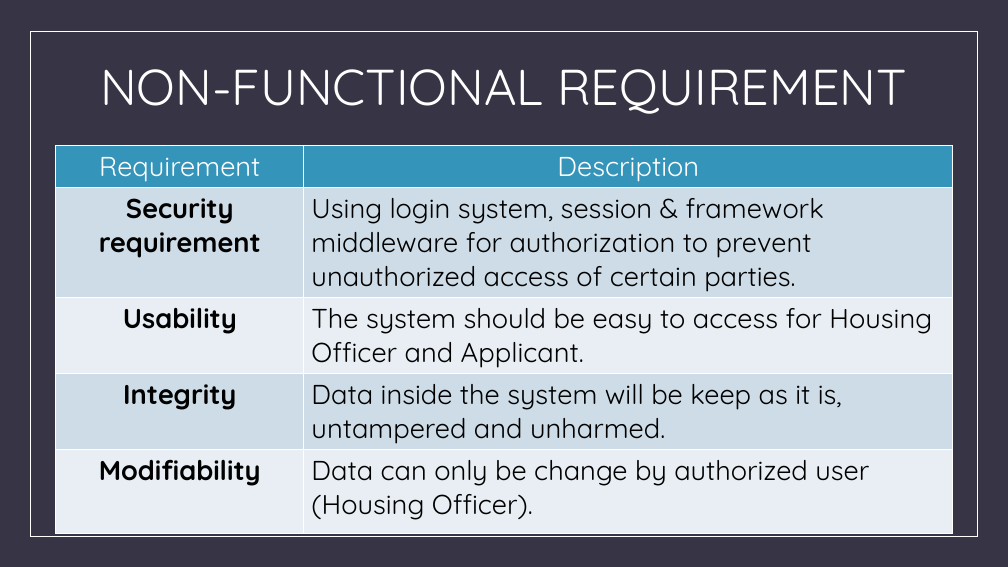
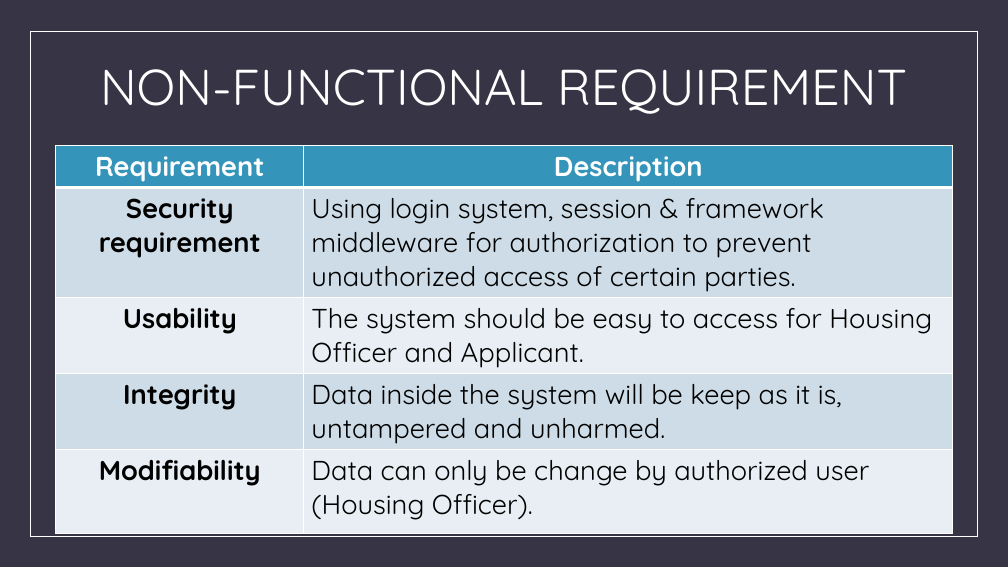
Before and after one commit to aldobagus725/Web-Based-Information-System-for-Micro-Housing-System-in-Kuala-Lumpur, a slide deck: slide 4 of ASS 3 Document/ASS3_BIT302_E1700882_E1700873_PowerPoint.pptx. Drawn at 1008x567 pixels with LibreOffice and Linux fonts; fonts in the diff are those of the drawing. Boxes give left, top, right and bottom in pixels: in the first picture for what was removed or moved away, otherwise in the second. Text is boxed around its words. In the diff, an @@ line names an element or a change of style, - is before the commit and + after.

```diff
--- a/ASS 3 Document/ASS3_BIT302_E1700882_E1700873_PowerPoint.pptx
+++ b/ASS 3 Document/ASS3_BIT302_E1700882_E1700873_PowerPoint.pptx
@@ table at <box>56,145,953,524</box> @@
@@ bold on in "Requirement", "Description" @@
```
Also in this commit, not shown: 1 other slide changed, 1 slide added, 2 slides removed, 4 other files.
